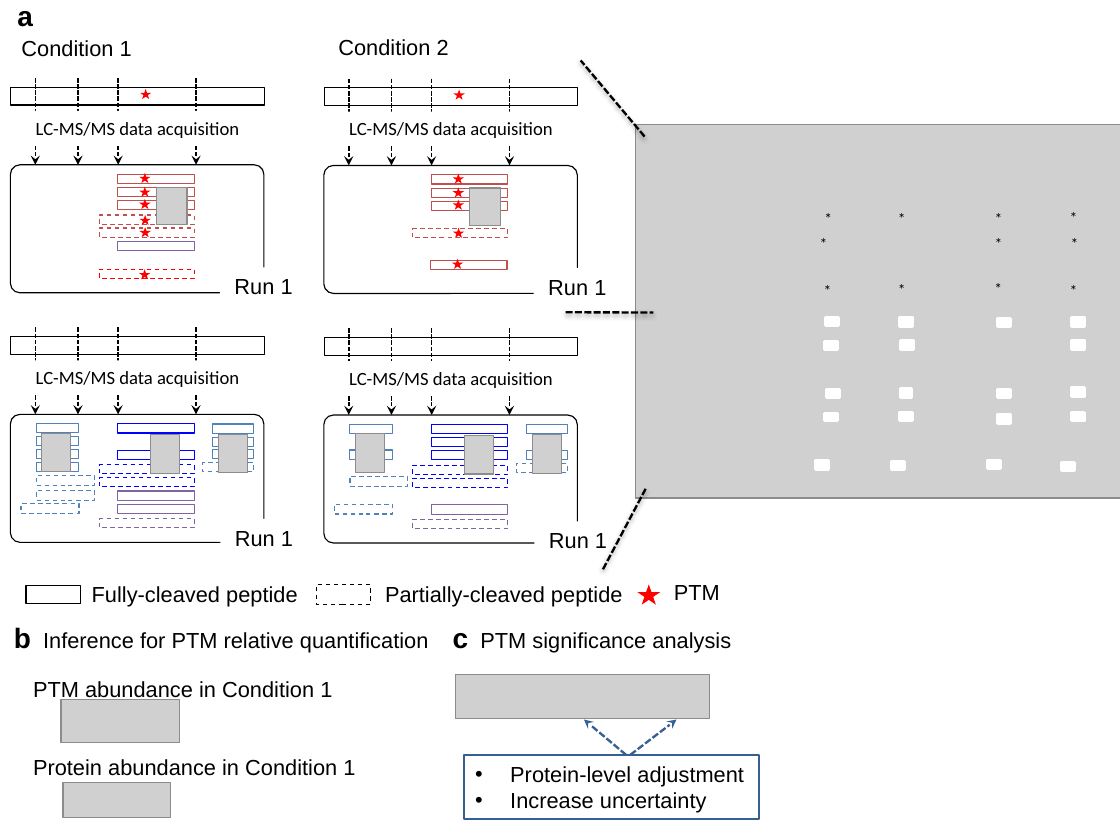
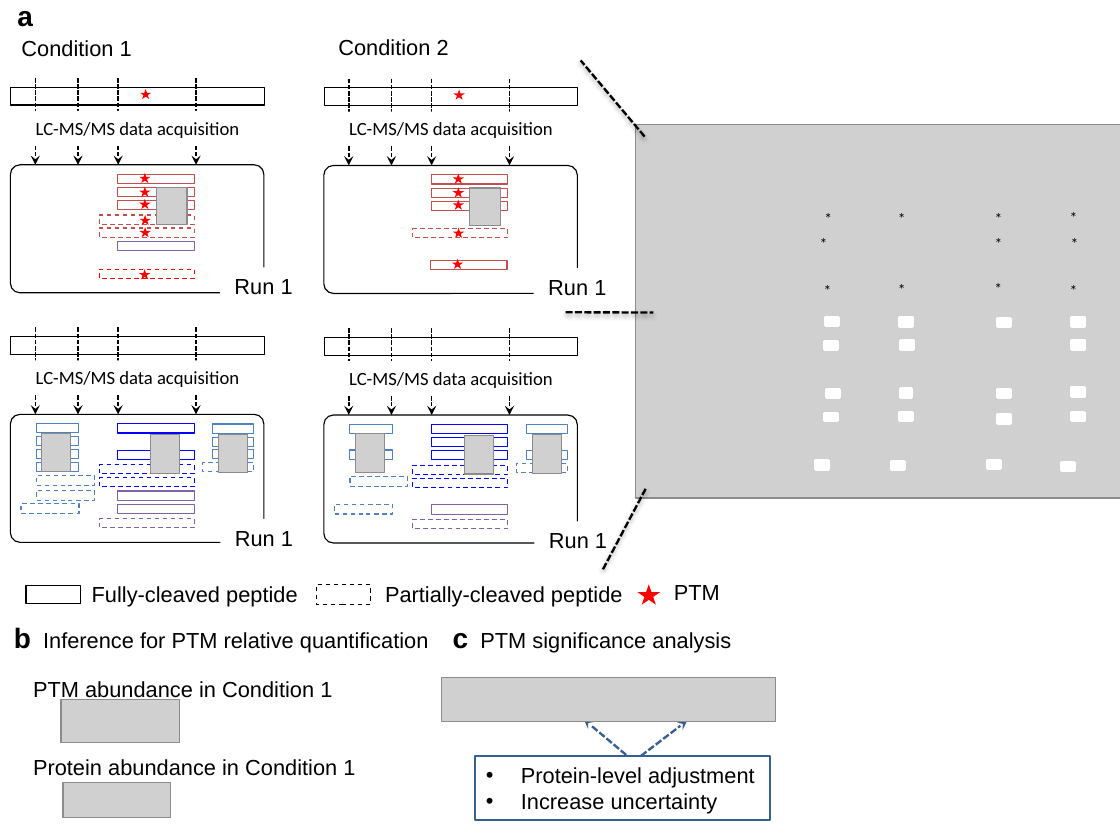
Before and after one commit to Vitek-Lab/MSstatsPTM-manuscript, a slide deck: slide 4 of main/ptm_fig.pptx. Drawn at 1120x840 pixels with LibreOffice and Linux fonts; fonts in the diff are those of the drawing; grey boxes stand for pictures; background and template pictures are left out. Boxes give left, top, right and bottom in pixels: in the first picture for what was removed or moved away, otherwise in the second. Text is boxed around its words. In the diff, an @@ line names an element or a change of style, - is before the commit and + after.

```diff
--- a/main/ptm_fig.pptx
+++ b/main/ptm_fig.pptx
@@ picture: place and size @@
-picture at (456, 674, 710, 719)
+picture at (441, 678, 775, 722)
@@ arrow moved from (631, 755) - (676, 719) to (641, 756) - (688, 720) @@
@@ rectangle "Protein-level adjustment": place and size @@
-rectangle "Protein-level adjustment" at (465, 755, 759, 819)
+rectangle "Protein-level adjustment" at (475, 756, 769, 820)
```
Also in this commit, not shown: 27 other files.
